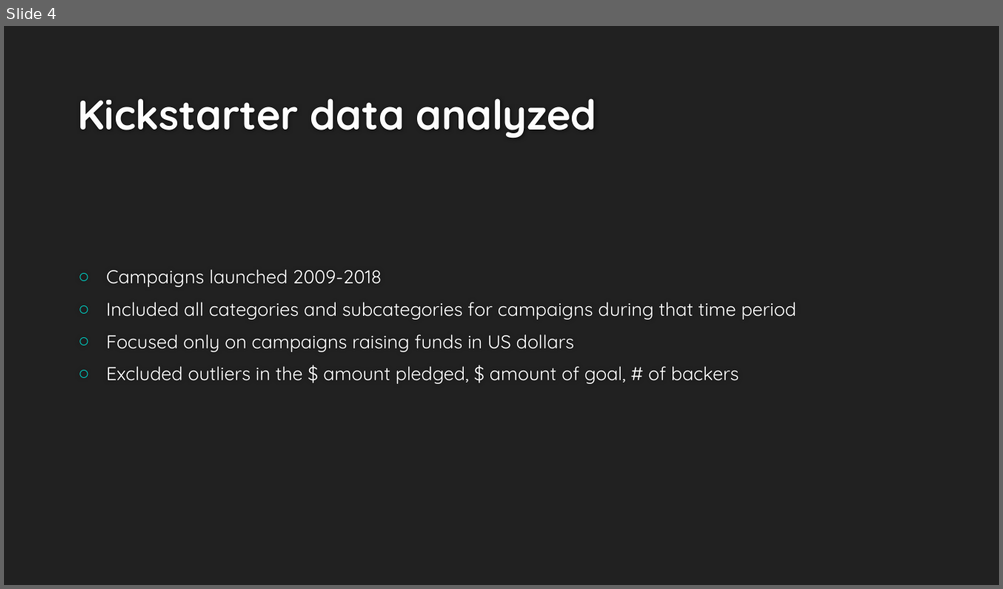
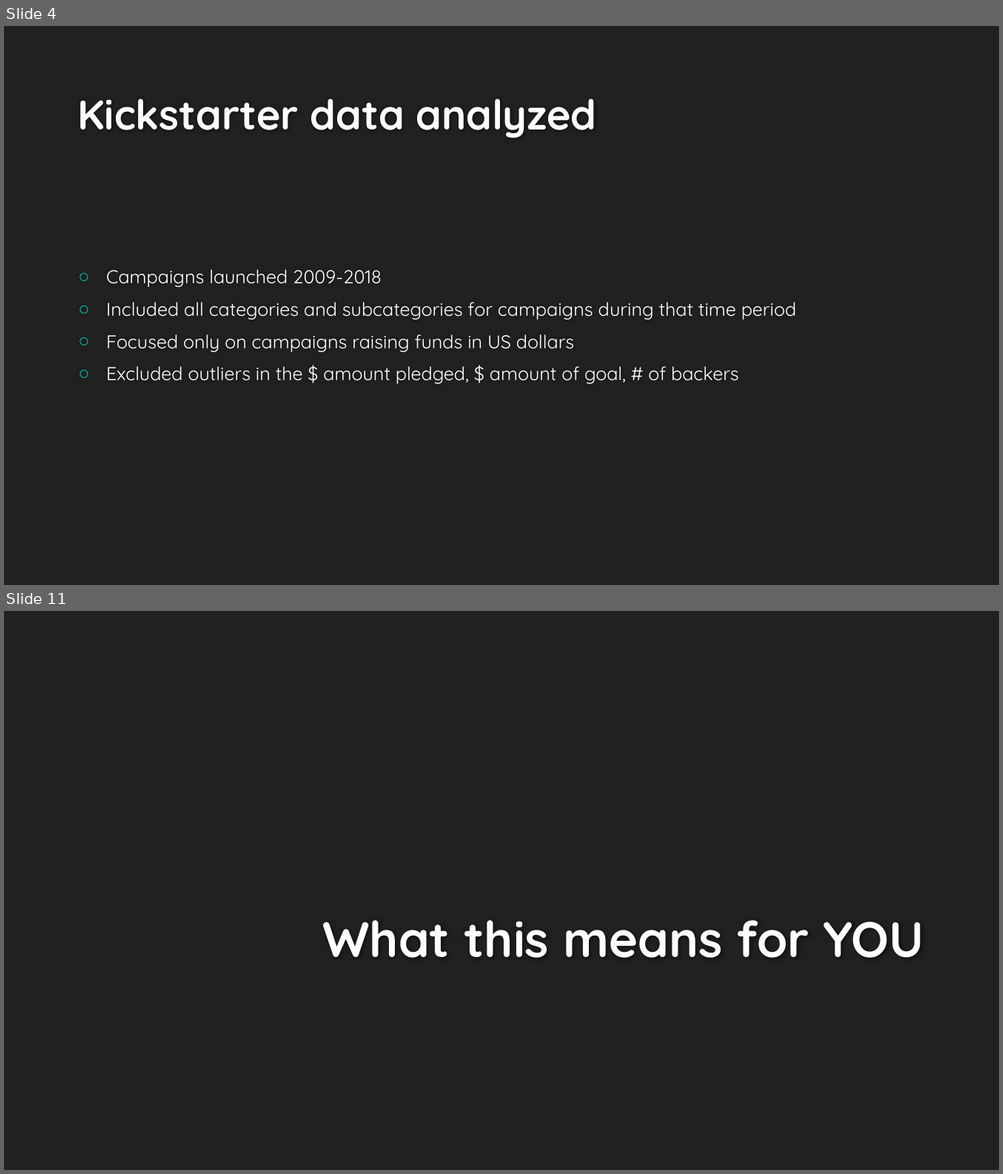
Before and after one commit to jychan-umd/Kickstarter-Data-Analysis, a slide deck: Kickstart your way to success.pptx. Shown one above the other, each under a label of ours: slide 4 before the commit, slides 4 and 11 after it; the slides between them are not shown. The pictures are 1003x589 and 1003x1174 pixels, drawn with LibreOffice and Linux fonts; fonts in the diff are those of the drawing; background and template pictures are left out. Boxes give left, top, right and bottom in pixels: in the first picture for what was removed or moved away, otherwise in the second. Text is boxed around its words. In the diff, an @@ line names an element or a change of style, - is before the commit and + after.

```diff
--- a/Kickstart your way to success.pptx
+++ b/Kickstart your way to success.pptx
@@ slide 11 added at box(4, 611, 999, 1170), background #212121 @@
@@ title added at box(322, 920, 925, 958), 48 pt, text #FEFEFE, bold @@
+What this means for YOU
```
Also in this commit, not shown: 8 other slides added, 2 other files.
